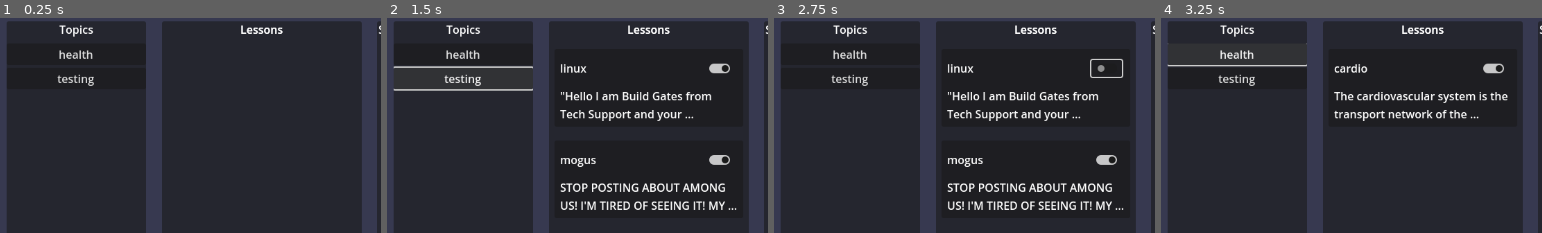
Above: before the commit, frames 1-4 (left to right).
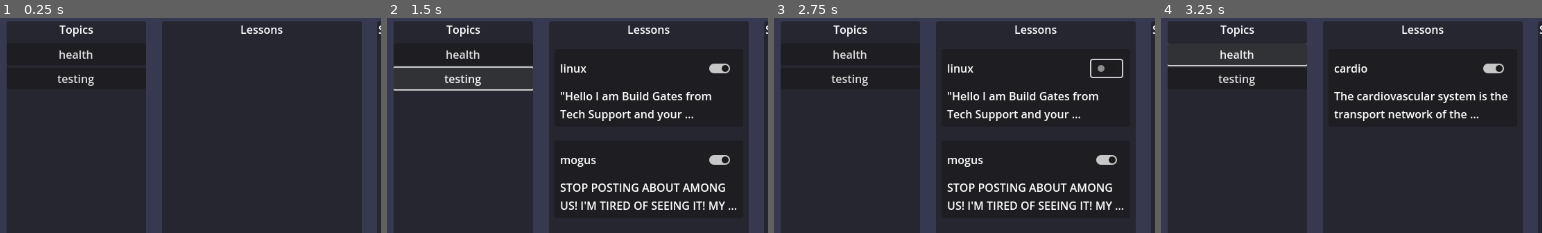
Above: after the commit, the same moments.

Repository: squidink7/SuperAF
Game: Godot game, scene res://scenes/ui/teacher/teacher_page.tscn
Two runs of this game, one before a commit and one after it. Both use one fixed random seed, a clock stepped at 60 frames per second and the inputs below. This scene is started directly instead of the project's main scene.
Inputs (mouse positions are % of the whole screen's width and height, from its top left):
- Up to frame 1 (0.25 s): no input
- Up to frame 2 (1.5 s): click "health" at 0.5 s; click "testing" at 1.25 s
- Up to frame 3 (2.75 s): click (44, 21) at 2.02 s
- Up to frame 4 (3.25 s): click "health" at 2.75 s
The pictures show only the part of the screen within x 0-50%, y 9-59%; the shares and areas given below are measured in that part.

The runs differ from the first frame. In frame 1, 0.1% of the frame differs, in the area x 63-75%, y 3-8%; in frame 2, 0.1%; in frame 3, 0.1%; in frame 4, 0.1%.

Commit message:
New passcheck to implement with database

Diff:
--- a/scenes/ui/teacher/student_passcheck.tscn
+++ b/scenes/ui/teacher/student_passcheck.tscn
@@ -1,10 +1,13 @@
-[gd_scene format=3 uid="uid://3ggcwo0433gk"]
+[gd_scene load_steps=2 format=3 uid="uid://3ggcwo0433gk"]
+
+[ext_resource type="Script" uid="uid://4jdqgyuna7f2" path="res://scenes/ui/teacher/student_passcheck.gd" id="1_oqo75"]
 
 [node name="Control" type="Control"]
 layout_mode = 3
 anchors_preset = 0
 offset_right = 40.0
 offset_bottom = 40.0
+script = ExtResource("1_oqo75")
 
 [node name="StudentCheckPanel" type="Panel" parent="."]
 layout_mode = 0
@@ -14,20 +17,21 @@
 offset_bottom = 128.0
 
 [node name="StudentID" type="Label" parent="StudentCheckPanel"]
+unique_name_in_owner = true
 layout_mode = 0
 offset_right = 349.0
 offset_bottom = 45.0
 
-[node name="QuizComplete" type="Label" parent="."]
+[node name="QuizComplete" type="Label" parent="StudentCheckPanel"]
+unique_name_in_owner = true
 layout_mode = 0
-offset_left = 448.0
-offset_top = 83.0
-offset_right = 512.0
-offset_bottom = 128.0
+offset_left = 349.0
+offset_right = 413.0
+offset_bottom = 45.0
 
-[node name="LessonComplete" type="Label" parent="."]
+[node name="LessonComplete" type="Label" parent="StudentCheckPanel"]
+unique_name_in_owner = true
 layout_mode = 0
-offset_left = 512.0
-offset_top = 83.0
-offset_right = 576.0
-offset_bottom = 128.0
+offset_left = 413.0
+offset_right = 477.0
+offset_bottom = 45.0
--- a/scenes/ui/teacher/teacher_page.gd
+++ b/scenes/ui/teacher/teacher_page.gd
@@ -24,3 +24,11 @@
 		var li = lesson_item.instantiate()
 		li.set_data(lesson, lesson_text, true)
 		%Lessons.add_child(li)
+
+
+#func student_pass():
+#	var students = Data.get_studentpass(studentID)
+#		for student in students:
+#			var chk = student_passcheck.instantiate()
+#			chk.set_data(studentID, true, true)
+#			%StudentPassPanel.add_child(chk)
--- a/scenes/ui/teacher/teacher_page.tscn
+++ b/scenes/ui/teacher/teacher_page.tscn
@@ -77,14 +77,7 @@
 size_flags_horizontal = 3
 size_flags_vertical = 3
 
-[node name="Label" type="Label" parent="LessonsPanel"]
-layout_mode = 0
-offset_right = 288.0
-offset_bottom = 32.0
-text = "Lessons"
-horizontal_alignment = 1
-
-[node name="Label2" type="Label" parent="LessonsPanel"]
+[node name="LessonsLabel" type="Label" parent="LessonsPanel"]
 layout_mode = 0
 offset_right = 288.0
 offset_bottom = 32.0
@@ -120,7 +113,7 @@
 grow_horizontal = 2
 grow_vertical = 2
 
-[node name="StudentIDCheck" type="ScrollContainer" parent="StudentCheckPanel"]
+[node name="StudentCheck" type="ScrollContainer" parent="StudentCheckPanel"]
 layout_mode = 1
 anchors_preset = 15
 anchor_right = 1.0
@@ -129,35 +122,26 @@
 grow_horizontal = 2
 grow_vertical = 2
 
-[node name="StudentPassPanel" type="VBoxContainer" parent="StudentCheckPanel/StudentIDCheck"]
-layout_mode = 2
-size_flags_horizontal = 3
-size_flags_vertical = 3
-
-[node name="StudentPassPanel" type="VBoxContainer" parent="StudentCheckPanel/StudentIDCheck/StudentPassPanel"]
-unique_name_in_owner = true
+[node name="StudentCheck" type="VBoxContainer" parent="StudentCheckPanel/StudentCheck"]
 layout_mode = 2
 
-[node name="StudentIDLabel" type="Label" parent="."]
+[node name="StudentIDLabel" type="Label" parent="StudentCheckPanel"]
 layout_mode = 0
-offset_left = 560.0
-offset_top = 64.0
-offset_right = 832.0
-offset_bottom = 87.0
+offset_left = 2.0
+offset_right = 274.0
+offset_bottom = 23.0
 text = "Student ID "
 
-[node name="QuizCheckLabel" type="Label" parent="."]
+[node name="QuizCheckLabel" type="Label" parent="StudentCheckPanel"]
 layout_mode = 0
-offset_left = 856.0
-offset_top = 64.0
-offset_right = 928.0
-offset_bottom = 87.0
+offset_left = 298.0
+offset_right = 384.0
+offset_bottom = 23.0
 text = "Quiz Check"
 
-[node name="QuizCheckLabel2" type="Label" parent="."]
+[node name="LessonCheckLabel" type="Label" parent="StudentCheckPanel"]
 layout_mode = 0
-offset_left = 984.0
-offset_top = 64.0
-offset_right = 1070.0
-offset_bottom = 87.0
+offset_left = 426.0
+offset_right = 531.0
+offset_bottom = 23.0
 text = "Lesson Check"
